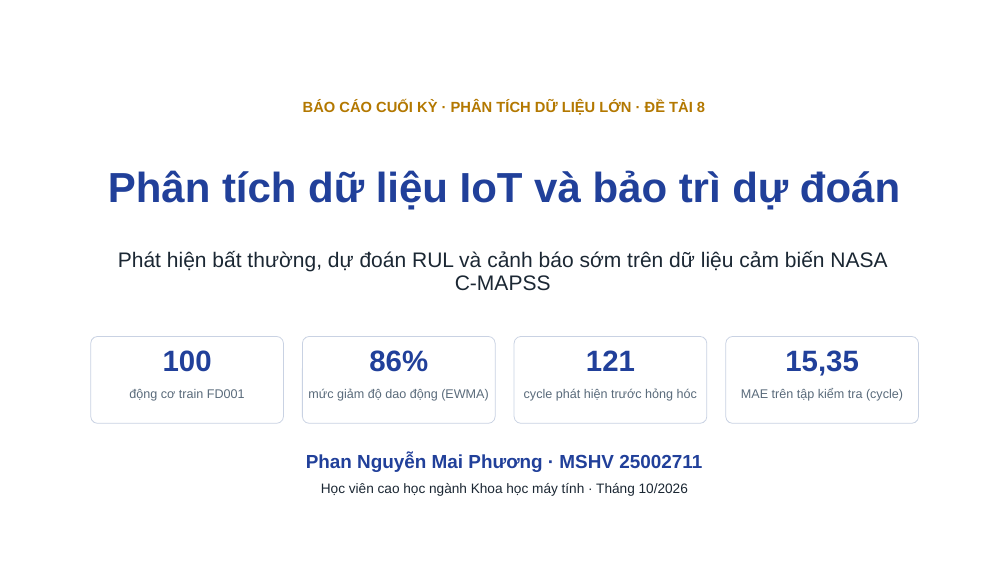
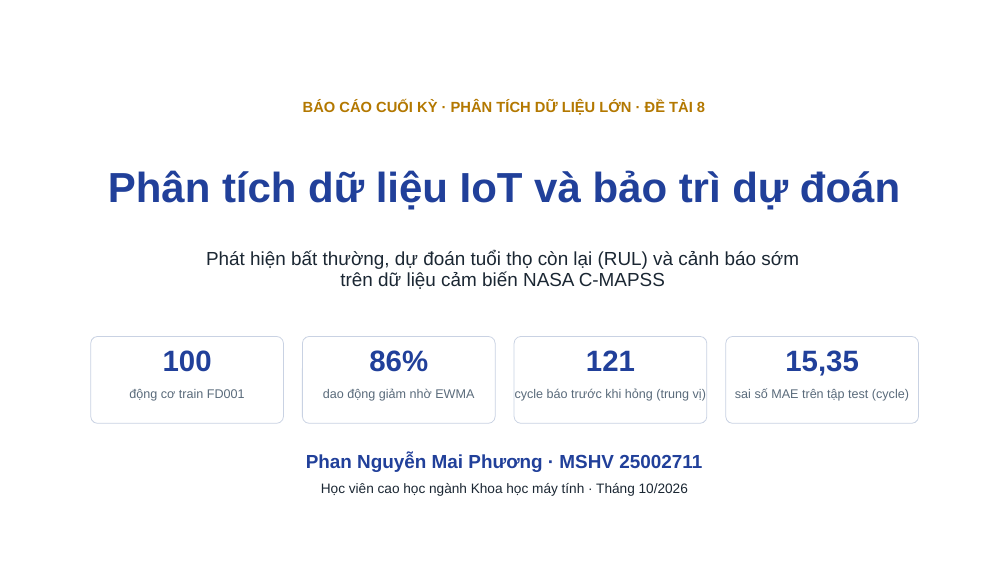
Before and after one commit to ti014/tinasa-cmapss-rul-prediction, a slide deck: slide 1 of slides/cmapss_fd001_presentation.pptx. Drawn at 1008x567 pixels with LibreOffice and Linux fonts; fonts in the diff are those of the drawing; background and template pictures are left out. Boxes give left, top, right and bottom in pixels: in the first picture for what was removed or moved away, otherwise in the second. Text is boxed around its words. In the diff, an @@ line names an element or a change of style, - is before the commit and + after.

```diff
--- a/slides/cmapss_fd001_presentation.pptx
+++ b/slides/cmapss_fd001_presentation.pptx
@@ subtitle at bbox=[206, 251, 799, 289]: text changed; size 20 to 18 pt @@
-Phát hiện bất thường, dự đoán RUL và cảnh báo sớm trên dữ liệu cảm biến NASA C-MAPSS
+Phát hiện bất thường, dự đoán tuổi thọ còn lại (RUL) và cảnh báo sớm
+trên dữ liệu cảm biến NASA C-MAPSS
@@ text at bbox=[323, 388, 474, 401]: text changed @@
-mức giảm độ dao động (EWMA)
+dao động giảm nhờ EWMA
@@ text at bbox=[515, 388, 706, 401]: text changed @@
-cycle phát hiện trước hỏng hóc
+cycle báo trước khi hỏng (trung vị)
@@ text at bbox=[735, 388, 909, 401]: text changed @@
-MAE trên tập kiểm tra (cycle)
+sai số MAE trên tập test (cycle)
```
Also in this commit, not shown: 18 other slides changed, 32 other files.
